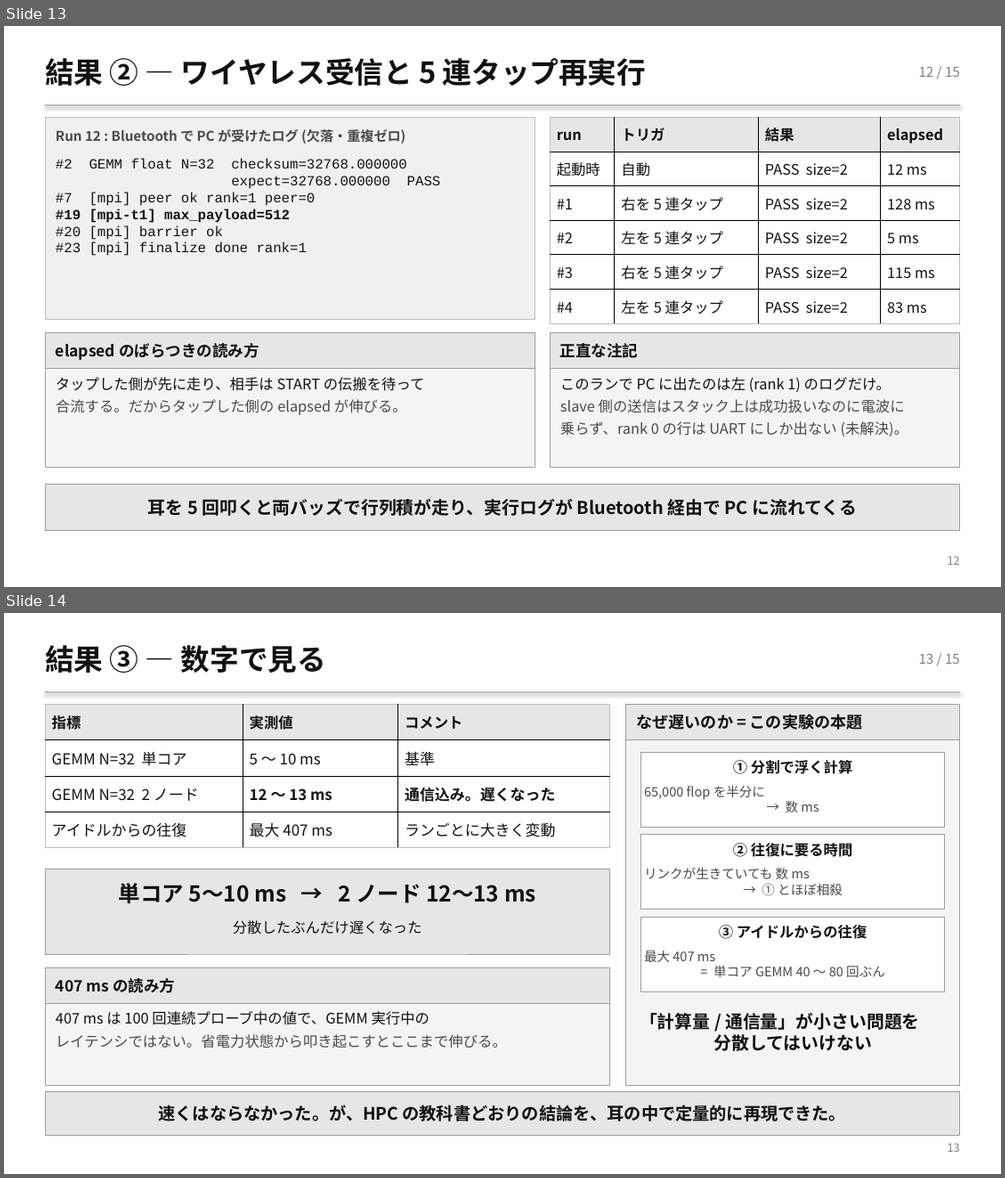
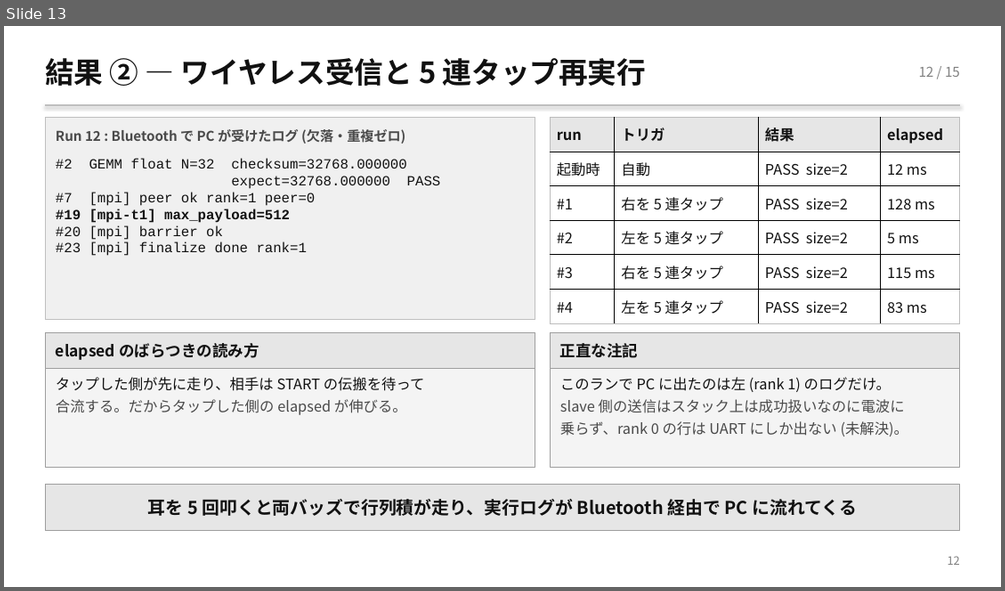
Before and after one commit to TamichiRyuto/pine-buds-cluster, a slide deck: slides/lt-ear-parallel.pptx. Shown one above the other, each under a label of ours: slides 13 and 14 before the commit, slide 13 after it. The pictures are 1005x1178 and 1005x591 pixels, drawn with LibreOffice and Linux fonts; fonts in the diff are those of the drawing. Boxes give left, top, right and bottom in pixels: in the first picture for what was removed or moved away, otherwise in the second. Text is boxed around its words. In the diff, an @@ line names an element or a change of style, - is before the commit and + after.

```diff
--- a/slides/lt-ear-parallel.pptx
+++ b/slides/lt-ear-parallel.pptx
@@ slide 14 removed at box(4, 613, 1001, 1174), background #FFFFFF @@
@@ text removed at box(45, 645, 326, 673) @@
-結果 ③ — 数字で見る
@@ text removed at box(919, 654, 960, 664) @@
-13 / 15
@@ line removed from (45, 692) to (960, 692) @@
@@ table removed at box(45, 705, 610, 848), 4 rows, 3 columns @@
-指標 | 実測値 | コメント
-GEMM N=32 単コア | 5 〜 10 ms | 基準
-GEMM N=32 2 ノード | 12 〜 13 ms | 通信込み。遅くなった
-アイドルからの往復 | 最大 407 ms | ランごとに大きく変動
@@ rectangle removed at box(626, 705, 960, 1086) @@
@@ rectangle removed at box(626, 705, 960, 740) @@
@@ text removed at box(637, 714, 863, 730) @@
-なぜ遅いのか = この実験の本題
@@ rectangle removed at box(641, 752, 945, 827) @@
@@ text removed at box(733, 760, 853, 774) @@
-① 分割で浮く計算
@@ text removed at box(644, 785, 818, 812) @@
-65,000 flop を半分に
-→ 数 ms
@@ rectangle removed at box(641, 835, 945, 909) @@
@@ text removed at box(733, 843, 853, 857) @@
-② 往復に要る時間
@@ rectangle removed at box(45, 868, 610, 954) @@
@@ text removed at box(644, 867, 842, 896) @@
-リンクが生きていても 数 ms
-→ ① とほぼ相殺
@@ text removed at box(119, 883, 536, 903) @@
-単コア 5〜10 ms → 2 ノード 12〜13 ms
@@ text removed at box(233, 920, 422, 934) @@
-分散したぶんだけ遅くなった
@@ rectangle removed at box(641, 916, 945, 991) @@
@@ text removed at box(719, 925, 866, 939) @@
-③ アイドルからの往復
@@ text removed at box(644, 950, 885, 977) @@
-最大 407 ms
-= 単コア GEMM 40 〜 80 回ぶん
@@ rectangle removed at box(45, 967, 610, 1086) @@
@@ rectangle removed at box(45, 967, 610, 1004) @@
@@ text removed at box(56, 978, 175, 993) @@
-407 ms の読み方
@@ text removed at box(56, 1011, 507, 1048) @@
-407 ms は 100 回連続プローブ中の値で、GEMM 実行中の
-レイテンシではない。省電力状態から叩き起こすとここまで伸びる。
@@ text removed at box(639, 1013, 920, 1051) @@
-「計算量 / 通信量」が小さい問題を
-分散してはいけない
@@ rectangle removed at box(45, 1092, 960, 1135) @@
@@ text removed at box(159, 1104, 847, 1121) @@
-速くはならなかった。が、HPC の教科書どおりの結論を、耳の中で定量的に再現できた。
@@ text removed at box(947, 1143, 960, 1151) @@
-13
```
Also in this commit, not shown: 6 slides changed, 1 slide added, 2 other files.
